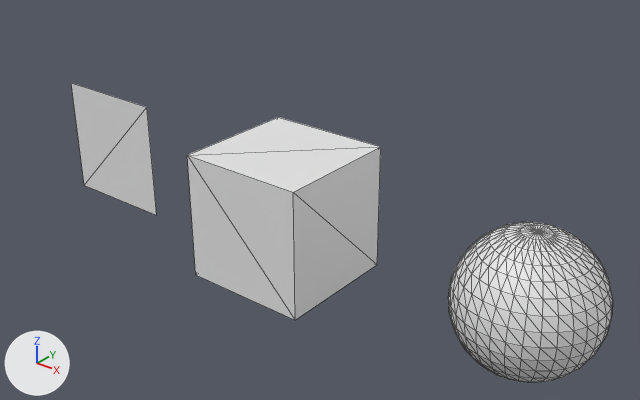
One commit to the glTF model Assets/Defaults/Primitives/primitives.glb: the scene before it, then after it.
Camera for both pictures: a 50 mm camera at (3.94, -4.51, 3.0) aimed at (0.09, 0.29, 0.02). Lighting does not change. The marker at lower left points along +X, +Y and +Z. Mesh edges are drawn as thin lines. Vertices at the same position are counted once.
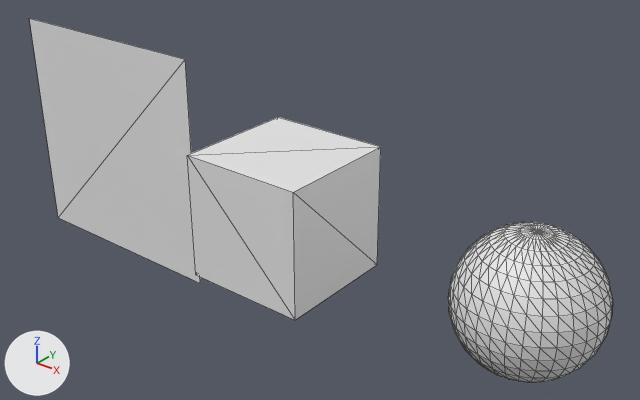
What changed in the scene script:
```text
Change me_plane:
    where me_plane.from_pydata(...)  # 4 vertices, 2 faces; spans x -0.5..0.5, y 0.0, z -0.5..0.5
    used by ob_plane; location = (-2.0, 0.0, 0.0)
    me_plane part 1
    me_plane.vertices[0].co: (-0.5, 0.0, -0.5) -> (-1.0, 0.0, -1.0)  # pixel (84, 185) -> pixel (58, 217)
    me_plane.vertices[1].co: (0.5, 0.0, -0.5) -> (1.0, 0.0, -1.0)  # pixel (156, 215) -> pixel (200, 283)
    me_plane.vertices[2].co: (-0.5, 0.0, 0.5) -> (-1.0, 0.0, 1.0)  # pixel (71, 82) -> pixel (29, 18)
    me_plane.vertices[3].co: (0.5, 0.0, 0.5) -> (1.0, 0.0, 1.0)  # pixel (146, 107) -> pixel (185, 59)
```

Changed parts and their boxes (x1, y1, x2, y2) in the pictures (640 x 400 px):
'Plane', reshaped (100% wider, 100% taller)
    before: (71, 83, 156, 215)
    after: (29, 18, 200, 283)
